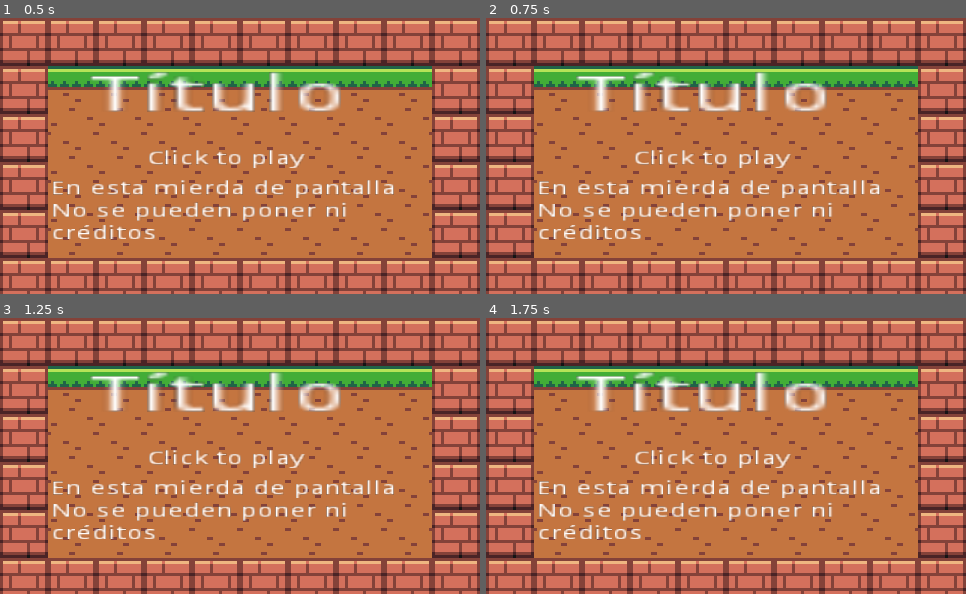
Above: before the commit, frames 1-4 (two rows, left to right).
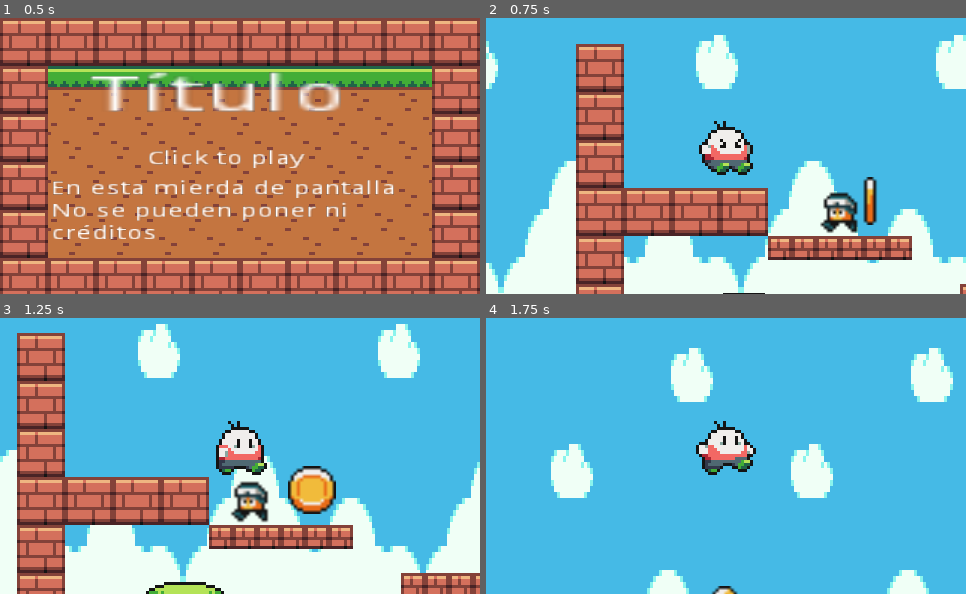
Above: after the commit, the same moments.

Repository: toniocga/plataformas
Game: Godot game, scene res://scenes/Menu_entrar.tscn
Two runs of this game, one before a commit and one after it. Both use one fixed random seed, a clock stepped at 60 frames per second and the inputs below.
Inputs (mouse positions are in pixels of both pictures, inside the frame that each line leads up to):
- Up to frame 1 (0.5 s): no input
- Up to frame 2 (0.75 s): click (730, 158) at 0.5 s
- Up to frame 3 (1.25 s): no input
- Up to frame 4 (1.75 s): tap Enter at 1.25 s; hold Up (ui_up) from 1.28 s (still down)

Frame 1 is identical in both runs. In frame 2, 99% of the frame differs, in the area x 0-100%, y 0-100%; in frame 3, 96%; in frame 4, 100%.
Error before the commit: Invalid set index 'nivel' (on base: 'Node (Global.gd)') with value of type 'int'. (res://scripts/Menu_entrar.gd:13)

Commit message:
Add files via upload

Diff:
--- a/scripts/Global.gd
+++ b/scripts/Global.gd
@@ -2,6 +2,7 @@
 
 var puntuacion = 0
 var vidas = 3
+var nivel = 0
 
 func _ready():
 	print("puntuación: ", puntuacion, ", vidas: ", vidas)
